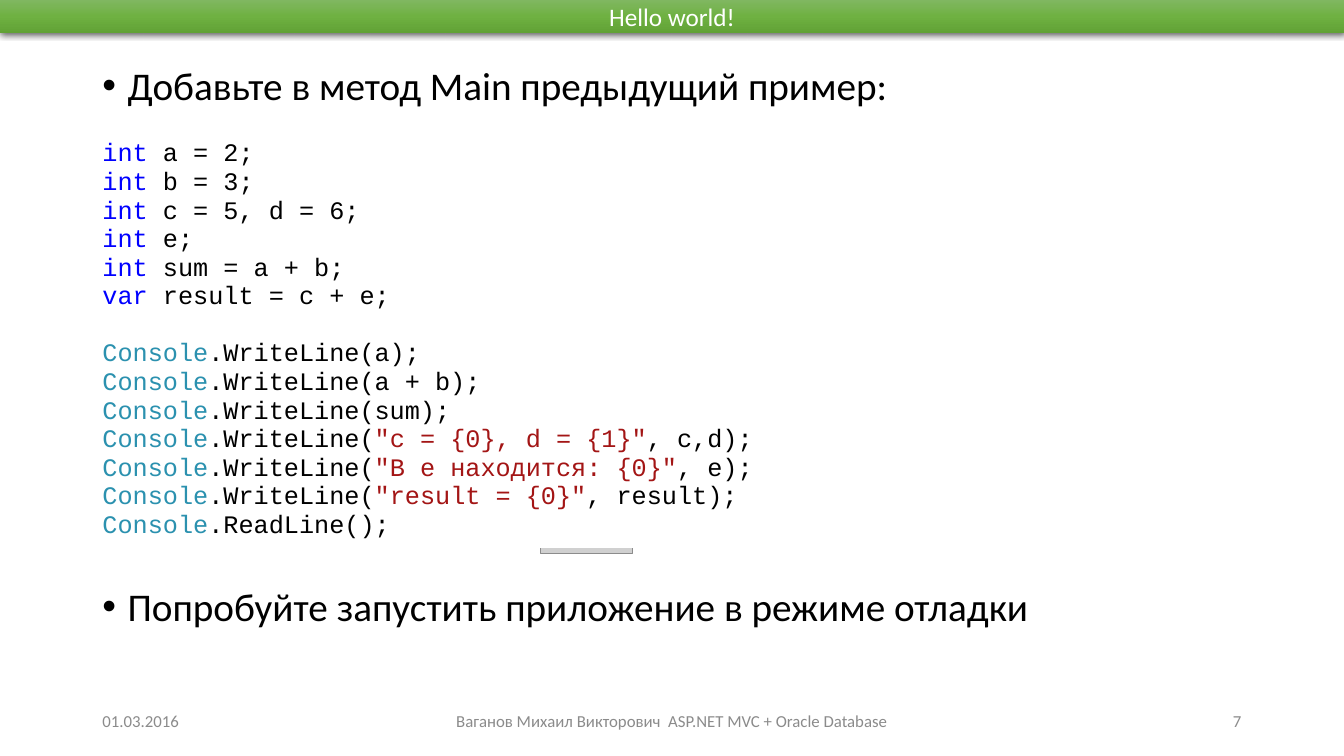
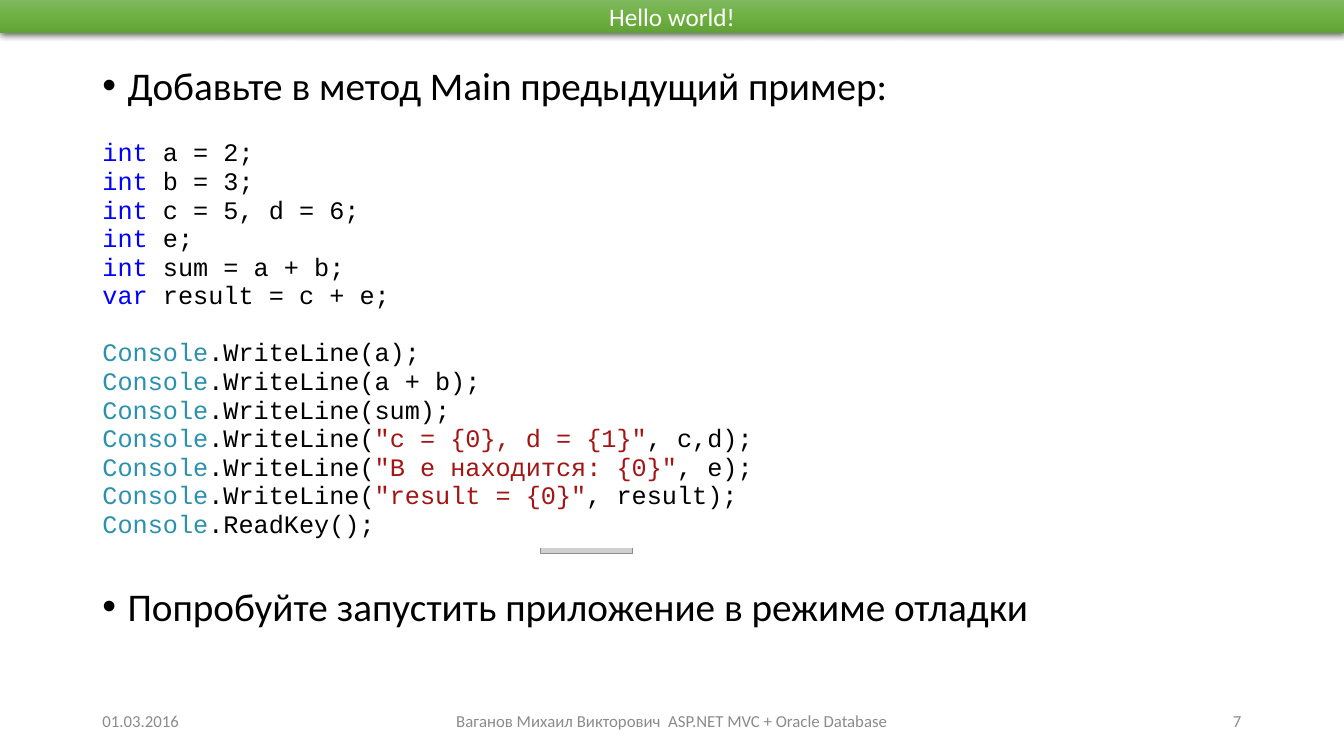
Before and after one commit to Mikhail-Vaganov/psu-applicants, a slide deck: slide 7 of Presentations/Занятие 1.pptx. Drawn at 1344x756 pixels with LibreOffice and Linux fonts; fonts in the diff are those of the drawing; grey boxes stand for pictures. Boxes give left, top, right and bottom in pixels: in the first picture for what was removed or moved away, otherwise in the second. Text is boxed around its words. In the diff, an @@ line names an element or a change of style, - is before the commit and + after.

```diff
--- a/Presentations/Занятие 1.pptx
+++ b/Presentations/Занятие 1.pptx
@@ table at (93, 136, 818, 570) @@
@@ row 1, column 1: "int a = 2; / int b = 3; / int c = 5, d = 6; / int e; / int sum = a + b; / var result = c + e; / Console.WriteLine(a); / Console.WriteLine(a + b); / Console.WriteLine(sum); / Console.WriteLine("c = {0}, d = {1}", c,d); / Console.WriteLine("В е находится: {0}", e); / Console.WriteLine("result = {0}", result); / Console.ReadLine();" to "int a = 2; / int b = 3; / int c = 5, d = 6; / int e; / int sum = a + b; / var result = c + e; / Console.WriteLine(a); / Console.WriteLine(a + b); / Console.WriteLine(sum); / Console.WriteLine("c = {0}, d = {1}", c,d); / Console.WriteLine("В е находится: {0}", e); / Console.WriteLine("result = {0}", result); / Console.ReadKey();" @@
```
Also in this commit, not shown: 6 other slides changed, 1 slide added, 17 slides removed, 4 other files.
